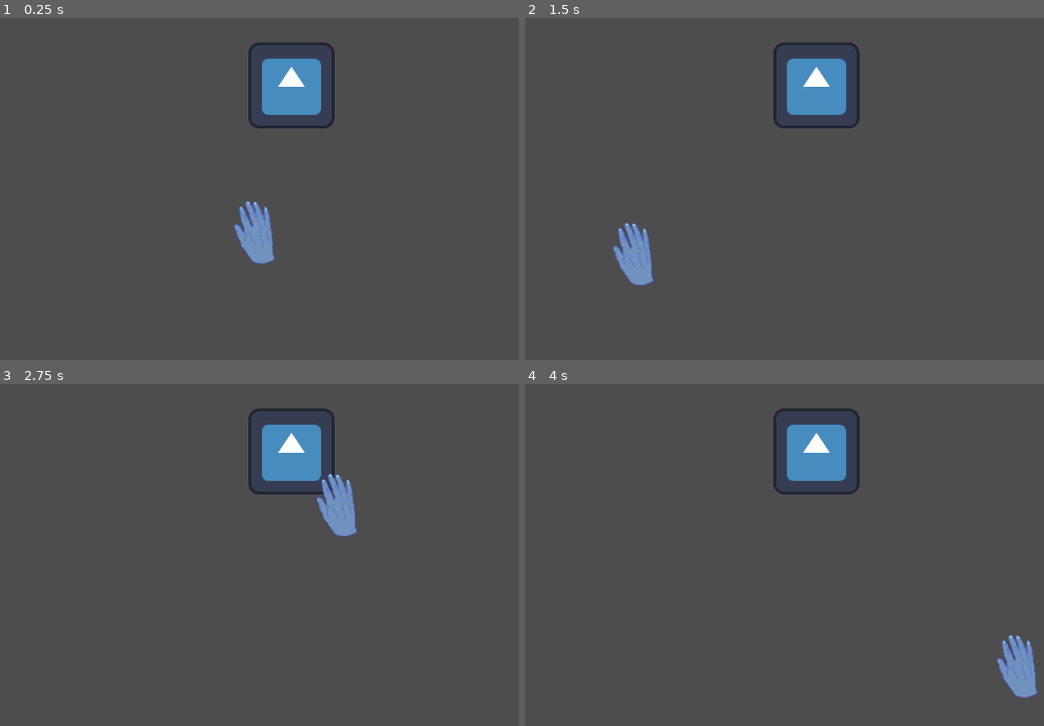
Above: before the commit, frames 1-4 (two rows, left to right).
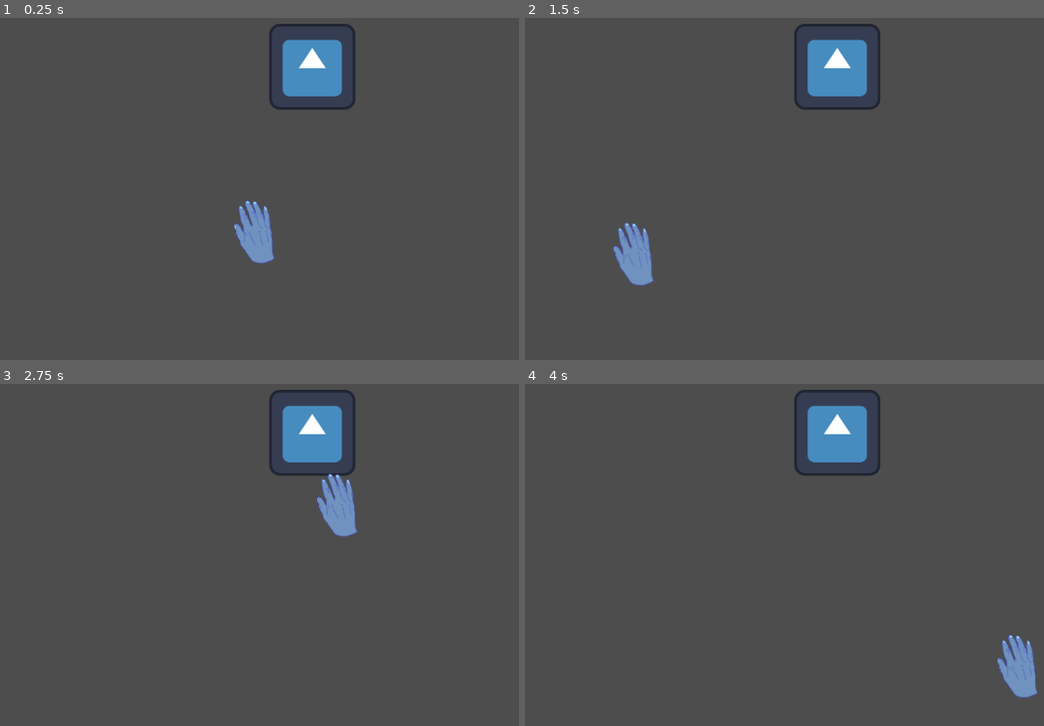
Above: after the commit, the same moments.

Repository: AustinSB/moving_hand_game
Game: Godot game, scene res://main.tscn
Same seed, same stepped clock (60 frames per second), same inputs: the game is played once before the commit and once after it. The engine's default icon, where the game draws it, is replaced by a stand-in: a white triangle on a blue panel in a dark square.
Inputs (mouse positions are in pixels of both pictures, inside the frame that each line leads up to):
- Up to frame 1 (0.25 s): no input
- Up to frame 2 (1.5 s): move the mouse to (815, 86) at 0.52 s; tap Enter at 1.25 s; move the mouse to (613, 230) at 1.27 s
- Up to frame 3 (2.75 s): tap Space at 2 s; move the mouse to (321, 479) at 2.02 s
- Up to frame 4 (4 s): tap Enter at 2.75 s; move the mouse to (727, 661) at 2.77 s; tap Space at 3.5 s; move the mouse to (1002, 640) at 3.52 s

The runs differ from the first frame. In frame 1, 3.2% of the frame differs, in the area x 45-69%, y 1-72%; in frame 2, 3.1%; in frame 3, 3.1%; in frame 4, 3.1%.

Commit message:
Simplify other scenes

Diff:
--- a/Player Hand/player.tscn
+++ b/Player Hand/player.tscn
@@ -6,7 +6,7 @@
 [sub_resource type="RectangleShape2D" id="RectangleShape2D_v3rib"]
 size = Vector2(61, 93)
 
-[node name="CharacterBody2D" type="CharacterBody2D"]
+[node name="Player" type="CharacterBody2D"]
 script = ExtResource("1_ckjtj")
 
 [node name="CollisionShape2D" type="CollisionShape2D" parent="."]
--- /dev/null
+++ b/box.gd
@@ -0,0 +1 @@
+extends StaticBody2D
--- /dev/null
+++ b/box.tscn
@@ -0,0 +1,18 @@
+[gd_scene load_steps=4 format=3 uid="uid://xcicak13xa8l"]
+
+[ext_resource type="Texture2D" uid="uid://bt7o8lqmx84l4" path="res://icon.svg" id="1_g2tbl"]
+[ext_resource type="Script" uid="uid://f028vbqjy2s5" path="res://box.gd" id="1_oq5cr"]
+
+[sub_resource type="RectangleShape2D" id="RectangleShape2D_oq5cr"]
+size = Vector2(125, 121)
+
+[node name="Box" type="StaticBody2D"]
+z_index = -1
+input_pickable = true
+script = ExtResource("1_oq5cr")
+
+[node name="CollisionShape2D" type="CollisionShape2D" parent="."]
+shape = SubResource("RectangleShape2D_oq5cr")
+
+[node name="Sprite2D" type="Sprite2D" parent="."]
+texture = ExtResource("1_g2tbl")
--- a/clickable_box.gd
+++ /dev/null
@@ -1,12 +0,0 @@
-extends Node2D
-
-var idle = load("res://Player Hand/hand_idle_icon.png")
-var point = load("res://Player Hand/hand_point_icon.png")
-
-func _on_box_mouse_entered() -> void:
-	pass
-	#Input.set_custom_mouse_cursor(point, Input.CURSOR_ARROW)
-
-func _on_box_mouse_exited() -> void:
-	pass
-	#Input.set_custom_mouse_cursor(idle, Input.CURSOR_ARROW)
--- a/clickable_box.tscn
+++ /dev/null
@@ -1,22 +0,0 @@
-[gd_scene load_steps=4 format=3 uid="uid://b6hwlglpw50m2"]
-
-[ext_resource type="Script" uid="uid://d02ikfivqpol4" path="res://clickable_box.gd" id="1_h54c8"]
-[ext_resource type="Texture2D" uid="uid://bt7o8lqmx84l4" path="res://icon.svg" id="1_s08ox"]
-
-[sub_resource type="RectangleShape2D" id="RectangleShape2D_n35gf"]
-size = Vector2(125.25, 123.75)
-
-[node name="Clickable Box" type="Node2D"]
-script = ExtResource("1_h54c8")
-
-[node name="Box" type="StaticBody2D" parent="."]
-input_pickable = true
-
-[node name="Icon" type="Sprite2D" parent="Box"]
-texture = ExtResource("1_s08ox")
-
-[node name="CollisionShape2D" type="CollisionShape2D" parent="Box"]
-shape = SubResource("RectangleShape2D_n35gf")
-
-[connection signal="mouse_entered" from="Box" to="." method="_on_box_mouse_entered"]
-[connection signal="mouse_exited" from="Box" to="." method="_on_box_mouse_exited"]
--- a/main.tscn
+++ b/main.tscn
@@ -1,14 +1,13 @@
 [gd_scene load_steps=4 format=3 uid="uid://i0dvfun7gy7v"]
 
 [ext_resource type="Script" uid="uid://8266vvxdgh65" path="res://main.gd" id="1_ig7tw"]
-[ext_resource type="PackedScene" uid="uid://b6hwlglpw50m2" path="res://clickable_box.tscn" id="2_0xm2m"]
+[ext_resource type="PackedScene" uid="uid://xcicak13xa8l" path="res://box.tscn" id="3_1bvp3"]
 [ext_resource type="PackedScene" uid="uid://o268dgapyma8" path="res://Player Hand/player.tscn" id="3_h2yge"]
 
 [node name="Main" type="Node"]
 script = ExtResource("1_ig7tw")
 
-[node name="Clickable Box" parent="." instance=ExtResource("2_0xm2m")]
-position = Vector2(648, 141)
+[node name="Player" parent="." instance=ExtResource("3_h2yge")]
 
-[node name="Player" parent="." instance=ExtResource("3_h2yge")]
-position = Vector2(45, 63)
+[node name="Box" parent="." instance=ExtResource("3_1bvp3")]
+position = Vector2(679, 113)
--- a/wall.tscn
+++ b/wall.tscn
@@ -5,12 +5,10 @@
 [sub_resource type="RectangleShape2D" id="RectangleShape2D_y4f30"]
 size = Vector2(24, 100)
 
-[node name="Wall" type="Node2D"]
+[node name="Wall" type="StaticBody2D"]
 
-[node name="StaticBody2D" type="StaticBody2D" parent="."]
-
-[node name="CollisionShape2D" type="CollisionShape2D" parent="StaticBody2D"]
+[node name="CollisionShape2D" type="CollisionShape2D" parent="."]
 shape = SubResource("RectangleShape2D_y4f30")
 
-[node name="Sprite2D" type="Sprite2D" parent="StaticBody2D"]
+[node name="Sprite2D" type="Sprite2D" parent="."]
 texture = ExtResource("1_xxgf6")
Not shown, added: box.gd.uid
Not shown, removed: clickable_box.gd.uid
